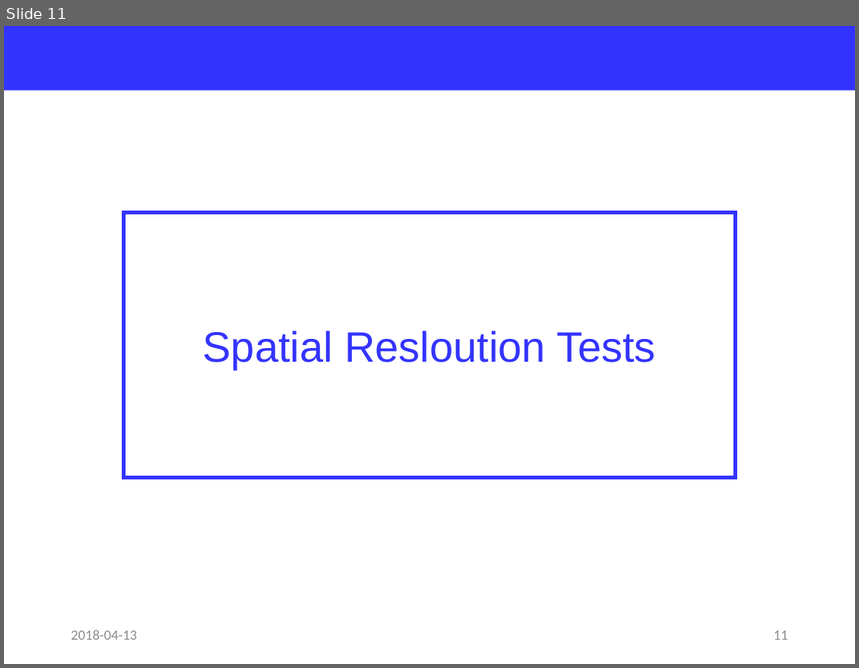
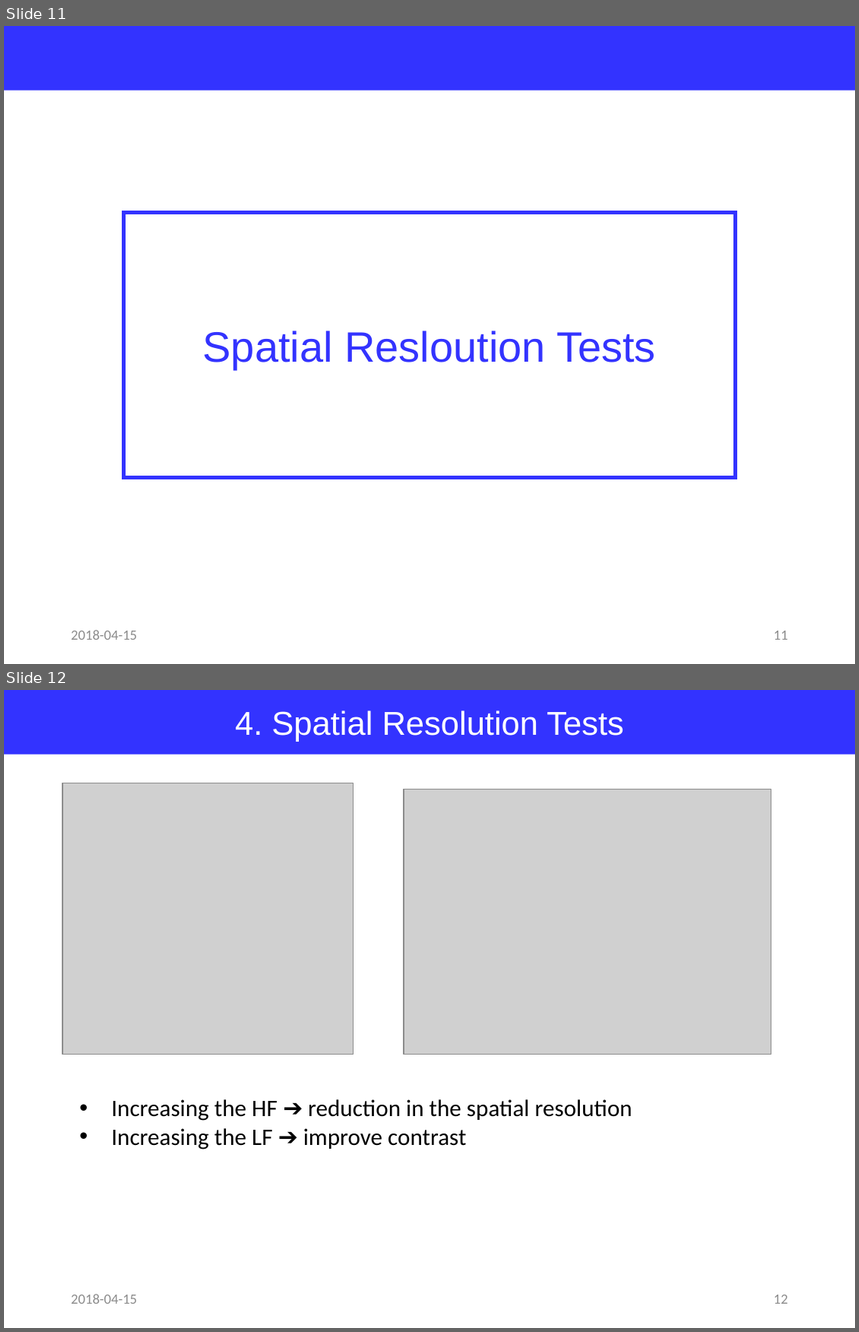
Before and after one commit to jglee96/NBTP_Lab, a slide deck: Terahertz Metrology/Ch7/Terahertz Metrology_Ch7.pptx. Shown one above the other, each under a label of ours: slide 11 before the commit, slides 11 and 12 after it. The pictures are 859x668 and 859x1332 pixels, drawn with LibreOffice and Linux fonts; fonts in the diff are those of the drawing; grey boxes stand for pictures. Boxes give left, top, right and bottom in pixels: in the first picture for what was removed or moved away, otherwise in the second. Text is boxed around its words. In the diff, an @@ line names an element or a change of style, - is before the commit and + after.

```diff
--- a/Terahertz Metrology/Ch7/Terahertz Metrology_Ch7.pptx
+++ b/Terahertz Metrology/Ch7/Terahertz Metrology_Ch7.pptx
@@ slide 12 added at [4,690,855,1328], background #FFFFFF @@
@@ rectangle added at [4,690,855,755], fill #3333FF, 28 pt, text #FFFFFF @@
+4. Spatial Resolution Tests
@@ picture added at [63,783,353,1054] @@
@@ picture added at [404,789,771,1054] @@
@@ text added at [111,1100,633,1150], 20 pt, text #000000 @@
+• Increasing the HF ➔ reduction in the spatial resolution
+• Increasing the LF ➔ improve contrast
@@ text added at [71,1294,137,1304], 12 pt, text #8C8C8C @@
+2018-04-15
@@ page number added at [774,1295,788,1304], 12 pt, text #8C8C8C @@
+12
@@ slide 11 changed as well @@
@@ text at [71,630,137,640]: text changed @@
-2018-04-13
+2018-04-15
```
Also in this commit, not shown: 14 other slides changed, 4 other slides added, 4 other files.
